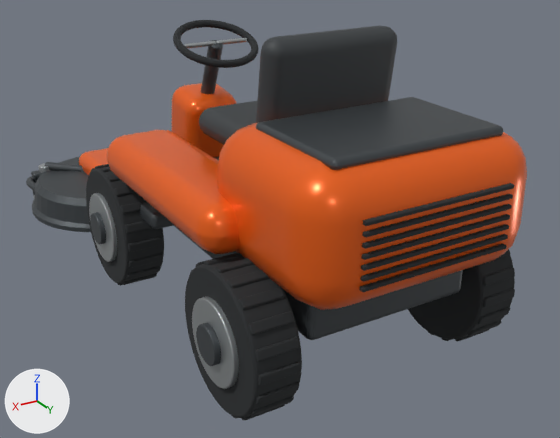
The glTF model vehicles/ride_on_mower.glb, before and after one commit.
Rendered twice from a 50 mm camera at (1.388, 2.418, 1.516) aimed at (-0.091, -0.047, 0.284). Lighting does not change. The marker at lower left points along +X, +Y and +Z. The picture after the commit comes second. Where no turn or scale is listed for an object, it has been applied to the vertices.

Script lines for the objects in view, before the commit:
```python
ob_cooling_louvre = bpy.data.objects.new('Cooling louvre', me_cube_003)
ob_cooling_louvre.location = (0.0, 0.964, 0.53)
ob_cooling_louvre_001 = bpy.data.objects.new('Cooling louvre.001', me_cube_004)
ob_cooling_louvre_001.location = (0.0, 0.964, 0.562)
ob_cooling_louvre_002 = bpy.data.objects.new('Cooling louvre.002', me_cube_005)
ob_cooling_louvre_002.location = (0.0, 0.964, 0.594)
ob_cooling_louvre_003 = bpy.data.objects.new('Cooling louvre.003', me_cube_006)
ob_cooling_louvre_003.location = (0.0, 0.964, 0.626)
ob_cooling_louvre_004 = bpy.data.objects.new('Cooling louvre.004', me_cube_007)
ob_cooling_louvre_004.location = (0.0, 0.964, 0.658)
ob_cooling_louvre_005 = bpy.data.objects.new('Cooling louvre.005', me_cube_008)
ob_cooling_louvre_005.location = (0.0, 0.964, 0.69)
ob_cooling_louvre_006 = bpy.data.objects.new('Cooling louvre.006', me_cube_009)
ob_cooling_louvre_006.location = (0.0, 0.964, 0.722)
ob_ladder_frame = bpy.data.objects.new('Ladder frame', me_cube)
ob_ladder_frame.location = (0.0, 0.02, 0.36)
# also in view: 'Bonnet lid' at (0.0, 0.67, 0.855); 'Wheel hub.003' at (0.536, 0.58, 0.24); 'Seat back' at (0.0, 0.395, 0.92); 'Column cover' at (0.0, -0.54, 0.54); 'Engine bonnet' at (0.0, 0.64, 0.64)
```
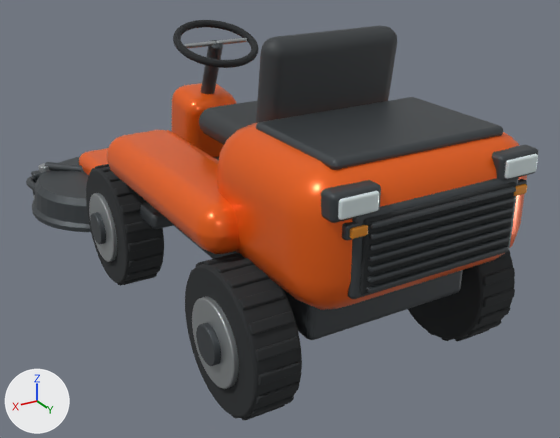
Boxes [x1, y1, x2, y2] around the edits, measured in the pictures (560 x 438 px):
'Recessed cooling grille', added (black)
    after: [360, 182, 516, 295]
'Cooling grille surround', added
    after: [348, 177, 519, 299]
'Cooling louvre.006', moved
    before: [363, 183, 514, 226]
    after: [370, 186, 516, 229]
'Cooling louvre.005', moved
    before: [363, 194, 513, 237]
    after: [369, 197, 515, 240]
'Cooling louvre.004', moved
    before: [362, 204, 512, 249]
    after: [369, 207, 513, 251]
'Cooling louvre.003', moved
    before: [362, 214, 510, 260]
    after: [368, 216, 512, 261]
'Cooling louvre.002', moved
    before: [361, 224, 509, 271]
    after: [367, 226, 511, 272]
'Cooling louvre', moved
    before: [360, 243, 507, 292]
    after: [366, 245, 508, 293]
'Cooling louvre.001', moved
    before: [361, 234, 508, 282]
    after: [367, 236, 510, 283]
'Mower headlight housing.001', added
    after: [321, 180, 381, 223]
'Mower headlight lens.001', added
    after: [338, 191, 379, 220]
'Mower headlight housing', added
    after: [492, 145, 538, 180]
'Mower headlight lens', added
    after: [504, 154, 538, 179]
'Front amber indicator.001', added
    after: [350, 225, 368, 239]
'Mower corner lamp housing.001', added (mostly hidden)
    after: [342, 222, 364, 241]
'Front amber indicator', added
    after: [514, 184, 527, 196]
'Mower corner lamp housing', added (mostly hidden)
    after: [516, 179, 527, 196]

Patch to the scene script:
```diff
--- a/vehicles/ride_on_mower.glb.py
+++ b/vehicles/ride_on_mower.glb.py
@@ ob_cooling_louvre @@
 ob_cooling_louvre = bpy.data.objects.new('Cooling louvre', me_cube_003)
-ob_cooling_louvre.location = (0.0, 0.964, 0.53)
+ob_cooling_louvre.location = (0.0, 0.979, 0.533)
@@ ob_cooling_louvre_001 @@
 ob_cooling_louvre_001 = bpy.data.objects.new('Cooling louvre.001', me_cube_004)
-ob_cooling_louvre_001.location = (0.0, 0.964, 0.562)
+ob_cooling_louvre_001.location = (0.0, 0.979, 0.564)
@@ ob_cooling_louvre_002 @@
 ob_cooling_louvre_002 = bpy.data.objects.new('Cooling louvre.002', me_cube_005)
-ob_cooling_louvre_002.location = (0.0, 0.964, 0.594)
+ob_cooling_louvre_002.location = (0.0, 0.979, 0.595)
@@ ob_cooling_louvre_003 @@
 ob_cooling_louvre_003 = bpy.data.objects.new('Cooling louvre.003', me_cube_006)
-ob_cooling_louvre_003.location = (0.0, 0.964, 0.626)
+ob_cooling_louvre_003.location = (0.0, 0.979, 0.626)
@@ ob_cooling_louvre_004 @@
 ob_cooling_louvre_004 = bpy.data.objects.new('Cooling louvre.004', me_cube_007)
-ob_cooling_louvre_004.location = (0.0, 0.964, 0.658)
+ob_cooling_louvre_004.location = (0.0, 0.979, 0.657)
@@ ob_cooling_louvre_005 @@
 ob_cooling_louvre_005 = bpy.data.objects.new('Cooling louvre.005', me_cube_008)
-ob_cooling_louvre_005.location = (0.0, 0.964, 0.69)
+ob_cooling_louvre_005.location = (0.0, 0.979, 0.688)
@@ ob_cooling_louvre_006 @@
 ob_cooling_louvre_006 = bpy.data.objects.new('Cooling louvre.006', me_cube_009)
-ob_cooling_louvre_006.location = (0.0, 0.964, 0.722)
+ob_cooling_louvre_006.location = (0.0, 0.979, 0.719)
@@ ob_recessed_cooling_grille @@
+ob_recessed_cooling_grille = bpy.data.objects.new('Recessed cooling grille', me_cube_004_1)  # 152 vertices, 300 faces; spans x -0.27..0.27, y -0.007..0.007, z -0.11..0.11; in mat_tyre_rubber (black #26292b)
+ob_recessed_cooling_grille.location = (0.0, 0.969, 0.626)
@@ ob_mower_headlight_lens_001 @@
+ob_mower_headlight_lens_001 = bpy.data.objects.new('Mower headlight lens.001', me_cube_017_1)  # 152 vertices, 300 faces; spans x -0.0615..0.0615, y -0.008..0.008, z -0.028..0.028; in mat_mower_headlight_glass (white #ddeaeb)
+ob_mower_headlight_lens_001.location = (0.287, 0.968, 0.778)
@@ ob_mower_headlight_lens @@
+ob_mower_headlight_lens = bpy.data.objects.new('Mower headlight lens', me_cube_017_1.copy())
+ob_mower_headlight_lens.location = (-0.287, 0.968, 0.778)
@@ ob_mower_headlight_housing_001 @@
+ob_mower_headlight_housing_001 = bpy.data.objects.new('Mower headlight housing.001', me_cube_016_1)  # 152 vertices, 300 faces; spans x -0.078..0.078, y -0.031..0.031, z -0.04..0.04; in mat_graphite_steel (dark grey #4a4f52)
+ob_mower_headlight_housing_001.location = (0.287, 0.934, 0.778)
@@ ob_mower_headlight_housing @@
+ob_mower_headlight_housing = bpy.data.objects.new('Mower headlight housing', me_cube_012_1)  # 152 vertices, 300 faces; spans x -0.078..0.078, y -0.031..0.031, z -0.04..0.04; in mat_graphite_steel (dark grey #4a4f52)
+ob_mower_headlight_housing.location = (-0.287, 0.934, 0.778)
@@ ob_mower_corner_lamp_housing_001 @@
+ob_mower_corner_lamp_housing_001 = bpy.data.objects.new('Mower corner lamp housing.001', me_cube_018_1)  # 152 vertices, 300 faces; spans x -0.0365..0.0365, y -0.0215..0.0215, z -0.022..0.022; in mat_graphite_steel (dark grey #4a4f52)
+ob_mower_corner_lamp_housing_001.location = (0.287, 0.948, 0.707)
@@ ob_mower_corner_lamp_housing @@
+ob_mower_corner_lamp_housing = bpy.data.objects.new('Mower corner lamp housing', me_cube_014_1)  # 152 vertices, 300 faces; spans x -0.0365..0.0365, y -0.0215..0.0215, z -0.022..0.022; in mat_graphite_steel (dark grey #4a4f52)
+ob_mower_corner_lamp_housing.location = (-0.287, 0.948, 0.707)
@@ ob_front_amber_indicator_001 @@
+ob_front_amber_indicator_001 = bpy.data.objects.new('Front amber indicator.001', me_cube_019_1)  # 152 vertices, 300 faces; spans x -0.0265..0.0265, y -0.007..0.007, z -0.0145..0.0145; in mat_mower_indicator_glass (orange #e28e26)
+ob_front_amber_indicator_001.location = (0.287, 0.973, 0.707)
@@ ob_front_amber_indicator @@
+ob_front_amber_indicator = bpy.data.objects.new('Front amber indicator', me_cube_015_1)  # 152 vertices, 300 faces; spans x -0.0265..0.0265, y -0.007..0.007, z -0.0145..0.0145; in mat_mower_indicator_glass (orange #e28e26)
+ob_front_amber_indicator.location = (-0.287, 0.973, 0.707)
@@ ob_cooling_grille_surround @@
+ob_cooling_grille_surround = bpy.data.objects.new('Cooling grille surround', me_cube_003_1)  # 152 vertices, 300 faces; spans x -0.296..0.296, y -0.018..0.018, z -0.126..0.126; in mat_graphite_steel (dark grey #4a4f52)
+ob_cooling_grille_surround.location = (0.0, 0.949, 0.626)
```
